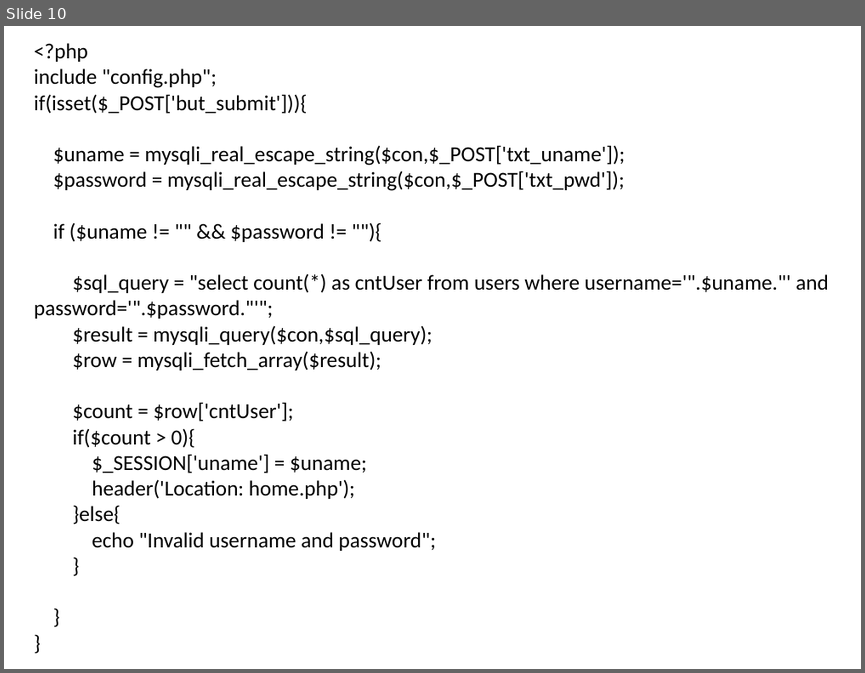
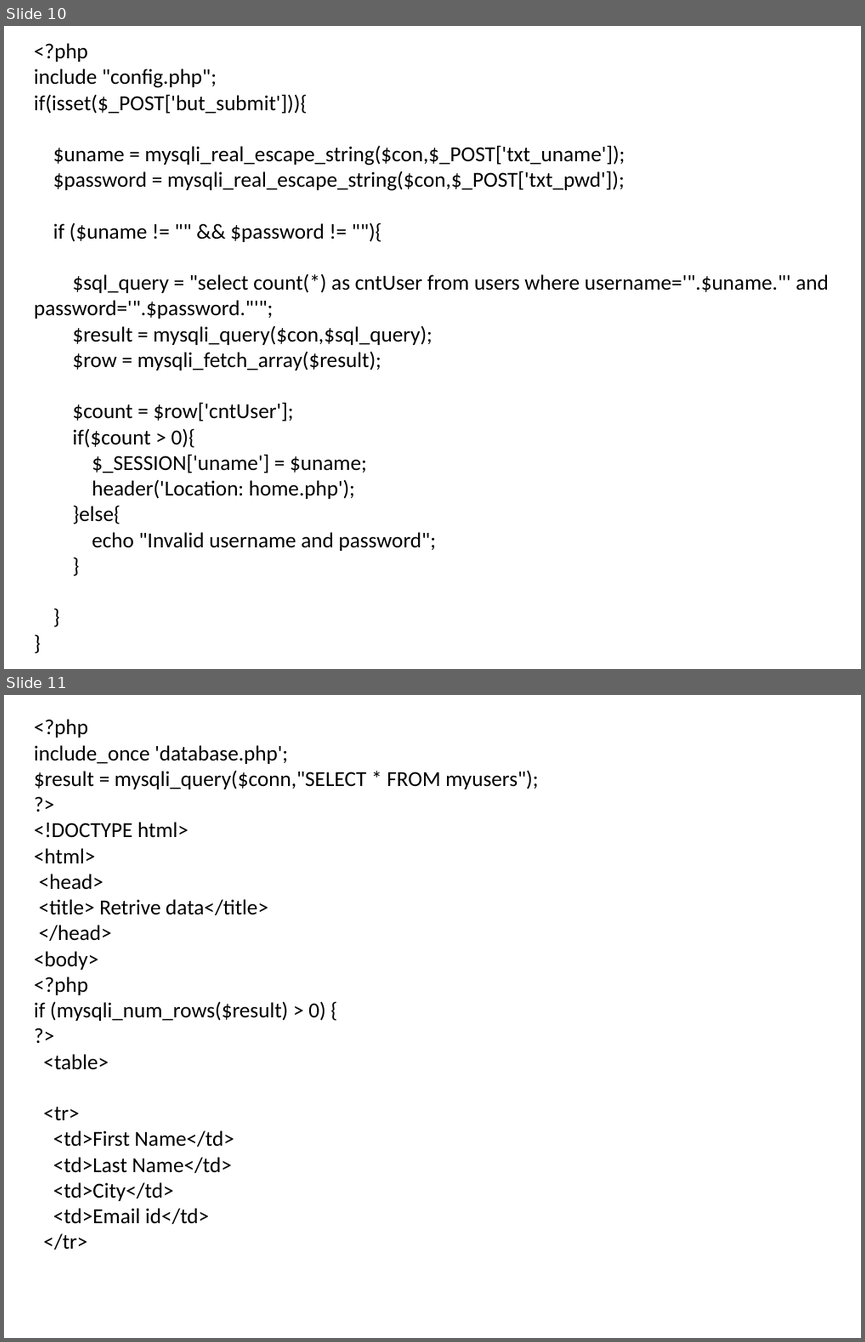
Before and after one commit to sanjay70sharma/PHP, a slide deck: PHP & MySql.pptx. Shown one above the other, each under a label of ours: slide 10 before the commit, slides 10 and 11 after it. The pictures are 865x673 and 865x1342 pixels, drawn with LibreOffice and Linux fonts; fonts in the diff are those of the drawing. Boxes give left, top, right and bottom in pixels: in the first picture for what was removed or moved away, otherwise in the second. Text is boxed around its words. In the diff, an @@ line names an element or a change of style, - is before the commit and + after.

```diff
--- a/PHP & MySql.pptx
+++ b/PHP & MySql.pptx
@@ slide 11 added at (4, 695, 861, 1338), background #FFFFFF @@
@@ text added at (34, 719, 538, 1249), 18 pt, text #000000 @@
+<?php
+include_once 'database.php';
+$result = mysqli_query($conn,"SELECT * FROM myusers");
+?>
+<!DOCTYPE html>
+<html>
+<head>
+<title> Retrive data</title>
+</head>
+<body>
+<?php
+if (mysqli_num_rows($result) > 0) {
+?>
+<table>
+<tr>
+<td>First Name</td>
+<td>Last Name</td>
+<td>City</td>
+<td>Email id</td>
+</tr>
```
Also in this commit, not shown: 2 other slides added, 1 slide removed.
